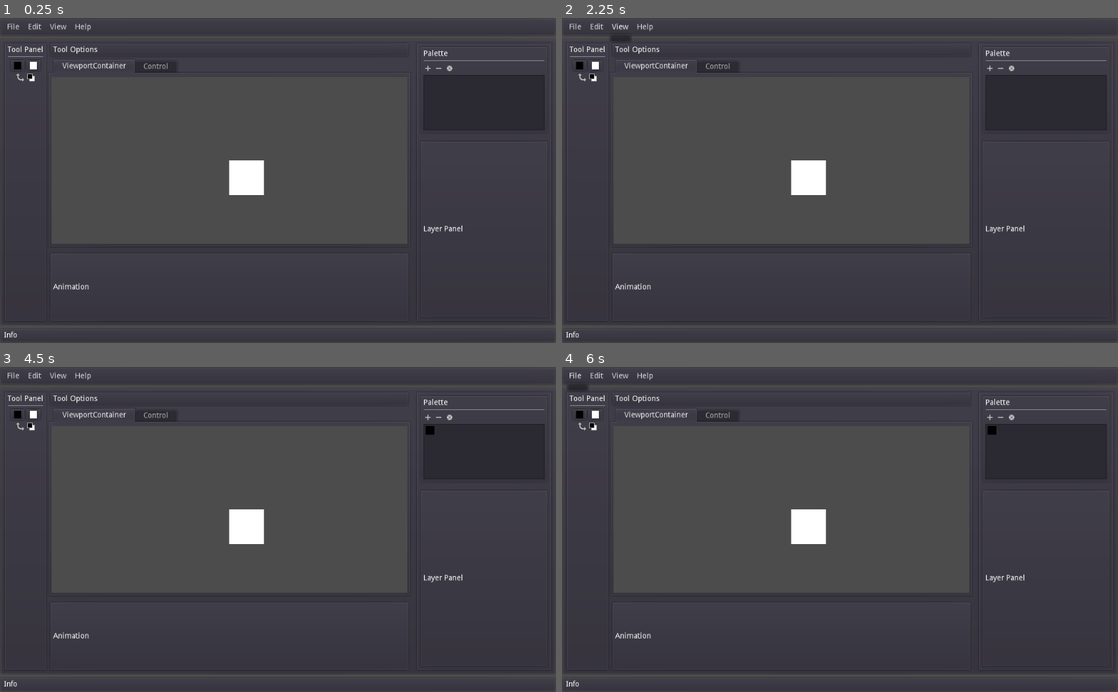
Above: before the commit, frames 1-4 (two rows, left to right).
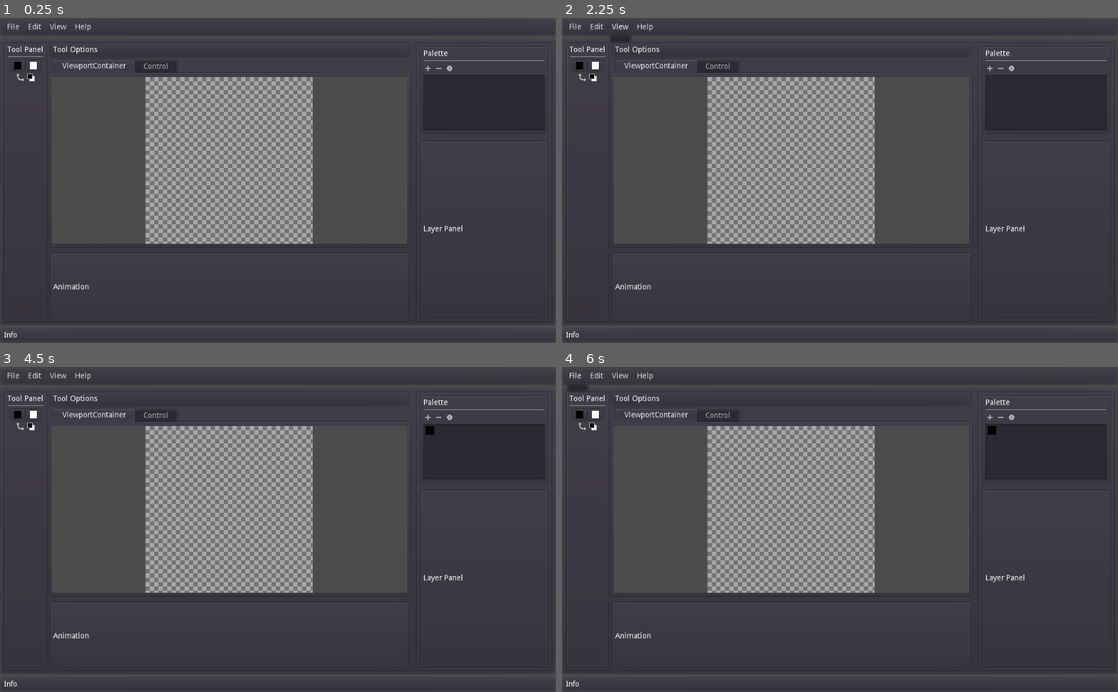
Above: after the commit, the same moments.

Repository: CatlockGames/Lattice
Game: Godot game, scene res://scenes/Lattice.tscn
Two runs of this game, one before a commit and one after it. Both use one fixed random seed, a clock stepped at 60 frames per second and the inputs below.
Inputs (mouse positions are in pixels of both pictures, inside the frame that each line leads up to):
- Up to frame 1 (0.25 s): no input
- Up to frame 2 (2.25 s): click "File" at 0.5 s; click "Edit" at 1.25 s; click "View" at 2 s
- Up to frame 3 (4.5 s): click (22, 425) at 2.75 s; click (33, 425) at 3.5 s; click (428, 419) at 4.25 s
- Up to frame 4 (6 s): click (1001, 419) at 5 s; click "File" at 5.75 s

The runs differ from the first frame. In frame 1, 15% of the frame differs, in the area x 26-57%, y 18-70%; in frame 2, 15%; in frame 3, 15%; in frame 4, 15%.

Commit message:
checkered box retains scale but is inconsistent for diff canvas sizes

Diff:
--- a/scenes/Lattice.tscn
+++ b/scenes/Lattice.tscn
@@ -1,21 +1,22 @@
-[gd_scene load_steps=15 format=2]
+[gd_scene load_steps=16 format=2]
 
 [ext_resource path="res://scripts/ToolPanel.gd" type="Script" id=1]
 [ext_resource path="res://assets/graphics/toolPanel/swap.png" type="Texture" id=2]
 [ext_resource path="res://assets/graphics/toolPanel/bw.png" type="Texture" id=3]
-[ext_resource path="res://scripts/Canvas.gd" type="Script" id=4]
-[ext_resource path="res://scripts/Camera2D.gd" type="Script" id=5]
-[ext_resource path="res://scripts/PalettePanel.gd" type="Script" id=6]
-[ext_resource path="res://assets/graphics/Palette/add.png" type="Texture" id=7]
-[ext_resource path="res://assets/graphics/Palette/addPressed.png" type="Texture" id=8]
-[ext_resource path="res://assets/graphics/Palette/remove.png" type="Texture" id=9]
-[ext_resource path="res://assets/graphics/Palette/removePressed.png" type="Texture" id=10]
-[ext_resource path="res://assets/graphics/Palette/settings.png" type="Texture" id=11]
-[ext_resource path="res://assets/graphics/Palette/settingsPressed.png" type="Texture" id=12]
-[ext_resource path="res://assets/graphics/toolPanel/selected.png" type="Texture" id=13]
+[ext_resource path="res://assets/graphics/canvas/background.png" type="Texture" id=4]
+[ext_resource path="res://scripts/Canvas.gd" type="Script" id=5]
+[ext_resource path="res://scripts/Camera2D.gd" type="Script" id=6]
+[ext_resource path="res://scripts/PalettePanel.gd" type="Script" id=7]
+[ext_resource path="res://assets/graphics/Palette/add.png" type="Texture" id=8]
+[ext_resource path="res://assets/graphics/Palette/addPressed.png" type="Texture" id=9]
+[ext_resource path="res://assets/graphics/Palette/remove.png" type="Texture" id=10]
+[ext_resource path="res://assets/graphics/Palette/removePressed.png" type="Texture" id=11]
+[ext_resource path="res://assets/graphics/Palette/settings.png" type="Texture" id=12]
+[ext_resource path="res://assets/graphics/Palette/settingsPressed.png" type="Texture" id=13]
+[ext_resource path="res://assets/graphics/toolPanel/selected.png" type="Texture" id=14]
 
 [sub_resource type="StyleBoxTexture" id=1]
-texture = ExtResource( 13 )
+texture = ExtResource( 14 )
 region_rect = Rect2( 0, 0, 16, 16 )
 
 [node name="Lattice" type="Control"]
@@ -193,12 +194,19 @@
 handle_input_locally = false
 render_target_update_mode = 3
 
+[node name="TransparentBackground" type="TextureRect" parent="UI/MainPanel/Main/HSplitContainer/Center/VSplitContainer/TabContainer/ViewportContainer/Viewport"]
+margin_right = 64.0
+margin_bottom = 64.0
+mouse_filter = 2
+texture = ExtResource( 4 )
+stretch_mode = 2
+
 [node name="Canvas" type="Node2D" parent="UI/MainPanel/Main/HSplitContainer/Center/VSplitContainer/TabContainer/ViewportContainer/Viewport"]
-script = ExtResource( 4 )
+script = ExtResource( 5 )
 
 [node name="Camera2D" type="Camera2D" parent="UI/MainPanel/Main/HSplitContainer/Center/VSplitContainer/TabContainer/ViewportContainer/Viewport"]
 current = true
-script = ExtResource( 5 )
+script = ExtResource( 6 )
 
 [node name="Control" type="Control" parent="UI/MainPanel/Main/HSplitContainer/Center/VSplitContainer/TabContainer"]
 visible = false
--- a/scripts/Camera2D.gd
+++ b/scripts/Camera2D.gd
@@ -6,6 +6,7 @@
 
 func _ready() -> void:
 	canvas = get_node("../Canvas")
+	reset()
 
 func _input(event) -> void:
 	# Only affect canvas if in focus
@@ -28,3 +29,11 @@
 func zoom_camera(amount: float, target: Vector2) -> void:
 	offset += (-0.5 * get_viewport().size + target) * (zoom - zoom * amount)
 	zoom = zoom * amount
+	canvas.update_background(zoom.x)
+
+func reset() -> void:
+	offset = canvas.size / 2
+	var viewport_size := get_viewport_rect().size
+	var zoom_fit: float = canvas.size.y / viewport_size.y
+	zoom = Vector2(zoom_fit, zoom_fit)
+	canvas.update_background(zoom.x)
--- a/scripts/Canvas.gd
+++ b/scripts/Canvas.gd
@@ -1,6 +1,7 @@
 extends Node2D
 
 var foregroundPicker: ColorPickerButton
+var background: TextureRect
 
 var layers := []
 var current_layer_index := 0
@@ -12,9 +13,10 @@
 
 func _ready() -> void:
 	foregroundPicker = find_parent("Main").find_node("Foreground")
+	background = get_node("../TransparentBackground")
 
 	size = Vector2(64, 64)
-	layers.append(Layer.new(size, Color.white))
+	layers.append(Layer.new(size))
 
 func _process(delta) -> void:
 	var mouse_pos = get_local_mouse_position()
@@ -32,15 +34,18 @@
 	prev_mouse_pos = mouse_pos
 
 func _draw() -> void:
-	# Draw transparent background texture
-	# TODO add checker pattern texture
-	# need to draw the texture and scale/tile based on canvas size
-	# draw_texture(background, Vector2.ZERO)
-
 	# Draw layers
 	for layer in layers:
 		if layer.show:
 			draw_texture(layer.texture, Vector2.ZERO)
+
+func update_background(zoom: float) -> void:
+	var scale = Vector2(sqrt(size.x), sqrt(size.y))
+	background.rect_size = scale / zoom
+	background.rect_scale = scale * zoom
+	print(background.rect_size)
+	print(background.rect_scale)
+	print(" ")
 
 func _on_ViewportContainer_mouse_entered() -> void:
 	focus = true
Binary file added: assets/graphics/canvas/background.png
Not shown, added: assets/graphics/canvas/background.png.import
Not shown: 2 places in scenes/Lattice.tscn that only renumber resources
